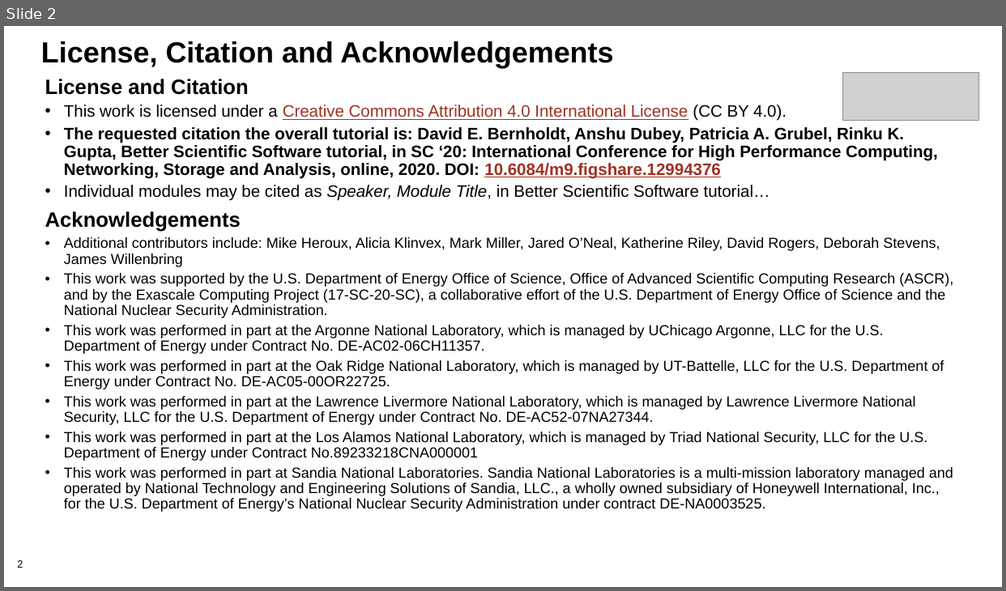
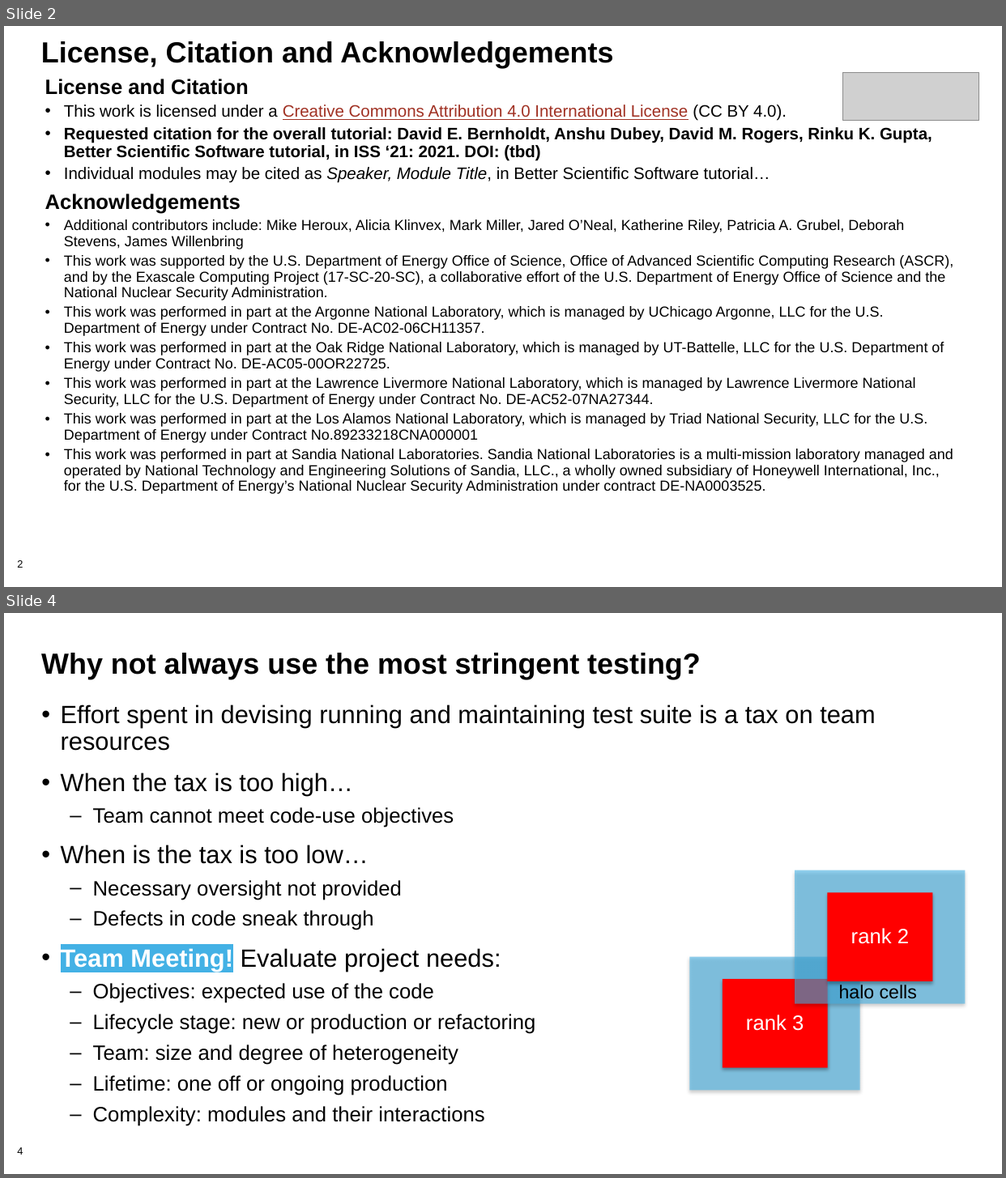
Before and after one commit to bssw-tutorial/presentations, a slide deck: final-presentations/2021-03-25-iss/06-testing2.pptx. Shown one above the other, each under a label of ours: slide 2 before the commit, slides 2 and 4 after it; the slides between them are not shown. The pictures are 1006x591 and 1006x1178 pixels, drawn with LibreOffice and Linux fonts; fonts in the diff are those of the drawing; grey boxes stand for pictures; background and template pictures are left out. Boxes give left, top, right and bottom in pixels: in the first picture for what was removed or moved away, otherwise in the second. Text is boxed around its words. In the diff, an @@ line names an element or a change of style, - is before the commit and + after.

Commit message:
Added testing talks.

```diff
--- a/final-presentations/2021-03-25-iss/06-testing2.pptx
+++ b/final-presentations/2021-03-25-iss/06-testing2.pptx
@@ slide 4 added at [4,613,1002,1174], background #FFFFFF; not listed: 1 template element that a slide beside it also shows @@
@@ title added at [41,653,701,679], 28 pt, text #000000, bold @@
+Why not always use the most stringent testing?
@@ text added at [61,705,875,1127], 20 pt, text #000000 @@
+• Effort spent in devising running and maintaining test suite is a tax on team resources
+• When the tax is too high…
+  – Team cannot meet code-use objectives
+• When is the tax is too low…
+  – Necessary oversight not provided
+  – Defects in code sneak through
+• Team Meeting! Evaluate project needs:
+  – Objectives: expected use of the code
+  – Lifecycle stage: new or production or refactoring
+  – Team: size and degree of heterogeneity
+  – Lifetime: one off or ongoing production
+  – Complexity: modules and their interactions
@@ rectangle added at [795,871,965,1003], fill #43B1E5 at 58% opacity @@
@@ rectangle added at [828,893,933,982], fill #FF0000, 20 pt, text #FFFFFF @@
+rank 2
@@ rectangle added at [690,956,859,1090], fill #43B1E5 at 58% opacity @@
@@ rectangle added at [722,979,828,1067], fill #FF0000, 20 pt, text #FFFFFF @@
+rank 3
@@ text added at [839,985,917,1003], 18 pt, text #000000 @@
+halo cells
@@ slide 2 changed as well @@
@@ text at [64,127,932,161]: text changed @@
-• The requested citation the overall tutorial is: David E. Bernholdt, Anshu Dubey, Patricia A. Grubel, Rinku K. Gupta, Better Scientific Software tutorial, in SC ‘20: International Conference for High Performance Computing, Networking, Storage and Analysis, online, 2020. DOI: 10.6084/m9.figshare.12994376
+• Requested citation for the overall tutorial: David E. Bernholdt, Anshu Dubey, David M. Rogers, Rinku K. Gupta, Better Scientific Software tutorial, in ISS ‘21: 2021. DOI: (tbd)
@@ text at [64,220,904,250]: text changed @@
-• Additional contributors include: Mike Heroux, Alicia Klinvex, Mark Miller, Jared O’Neal, Katherine Riley, David Rogers, Deborah Stevens, James Willenbring
+• Additional contributors include: Mike Heroux, Alicia Klinvex, Mark Miller, Jared O’Neal, Katherine Riley, Patricia A. Grubel, Deborah Stevens, James Willenbring
```
Also in this commit, not shown: 7 other slides changed, 4 other slides added.
